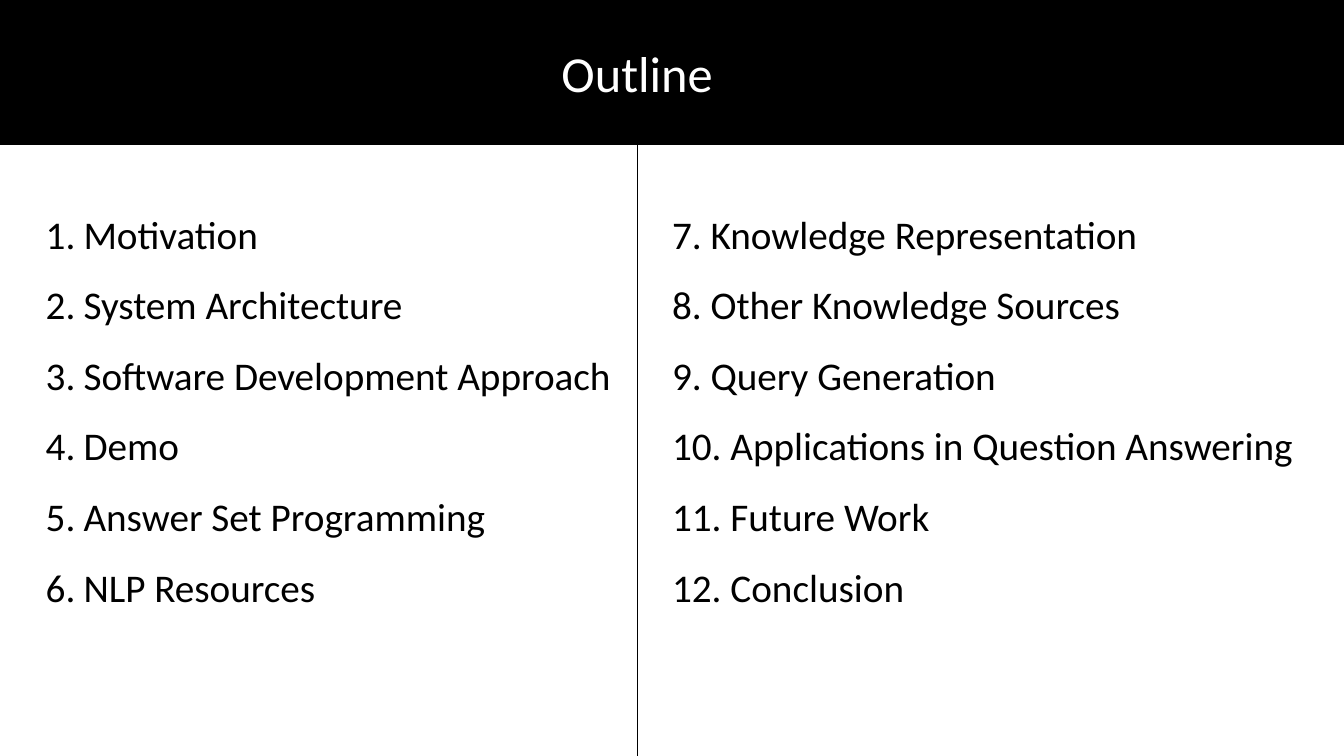
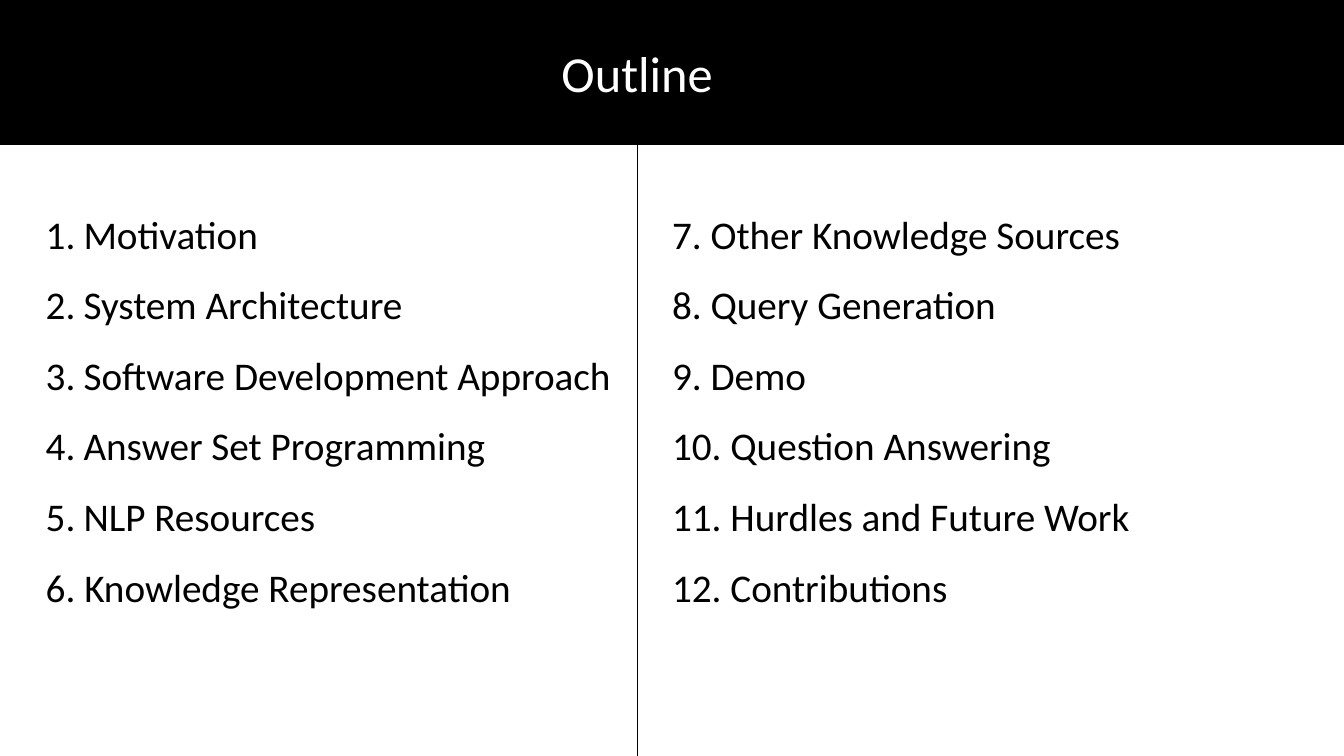
Before and after one commit to DhruvaPendharkar/thesis-project, a slide deck: slide 2 of Notes/ThesisPresentation.pptx. Drawn at 1344x756 pixels with LibreOffice and Linux fonts; fonts in the diff are those of the drawing. Boxes give left, top, right and bottom in pixels: in the first picture for what was removed or moved away, otherwise in the second. Text is boxed around its words. In the diff, an @@ line names an element or a change of style, - is before the commit and + after.

Commit message:
Adding Future Work and Contributions

```diff
--- a/Notes/ThesisPresentation.pptx
+++ b/Notes/ThesisPresentation.pptx
@@ text at bbox=[84, 221, 1129, 603]: paragraph removed @@
-4. Demo
@@ text at bbox=[672, 221, 1129, 603]: text changed @@
-7. Knowledge Representation
-8. Other Knowledge Sources
-9. Query Generation
-10. Applications in Question Answering
-11. Future Work
-12. Conclusion
+6. Knowledge Representation
+7. Other Knowledge Sources
+8. Query Generation
+9. Demo
+10. Question Answering
+11. Hurdles and Future Work
+12. Contributions
```
Also in this commit, not shown: 1 other slide changed, 13 slides added.
